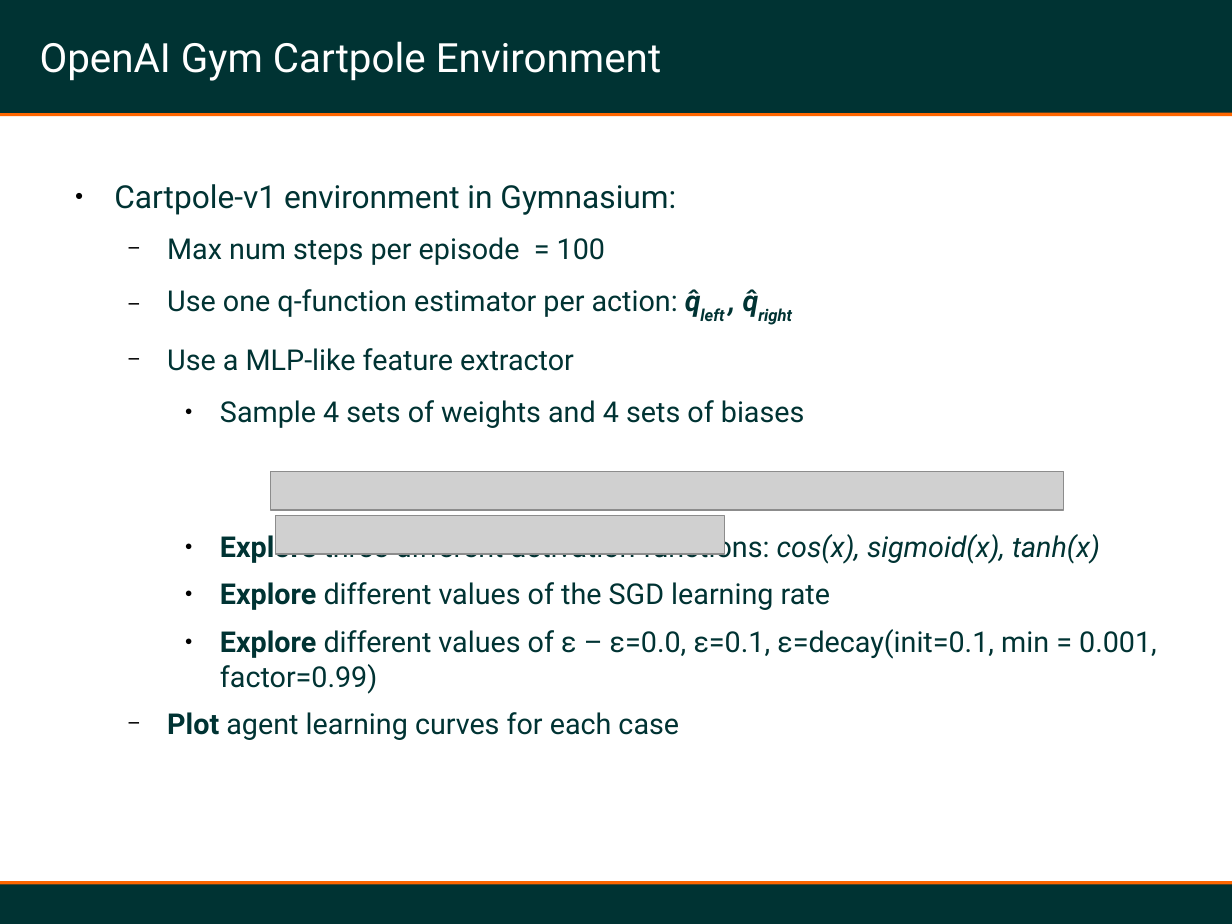
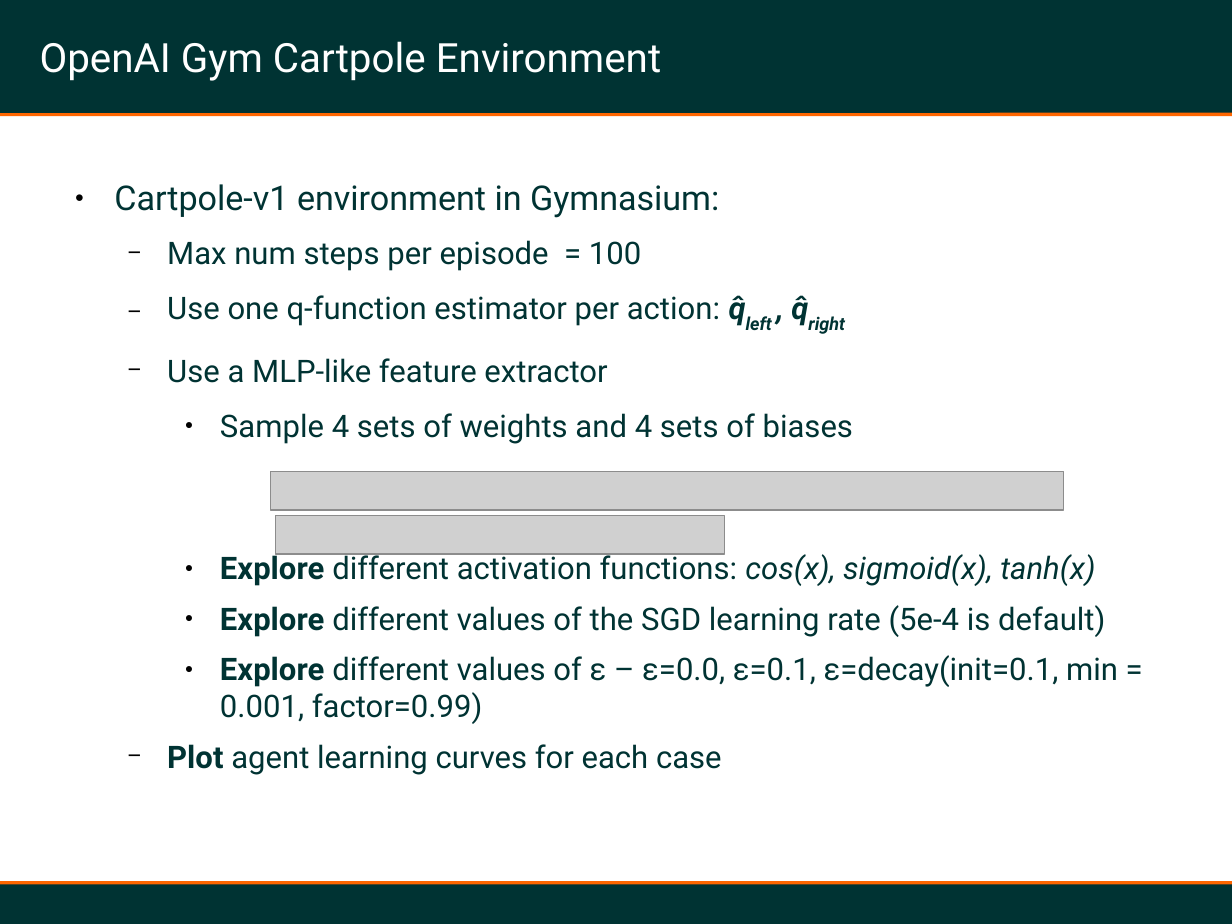
Before and after one commit to cs-pub-ro/MAS, a slide deck: slide 10 of lab6-VFA/description/MAS-Lab7-QFA.odp. Drawn at 1232x924 pixels with LibreOffice and Linux fonts; fonts in the diff are those of the drawing; grey boxes stand for pictures. Boxes give left, top, right and bottom in pixels: in the first picture for what was removed or moved away, otherwise in the second. Text is boxed around its words. In the diff, an @@ line names an element or a change of style, - is before the commit and + after.

```diff
--- a/lab6-VFA/description/MAS-Lab7-QFA.odp
+++ b/lab6-VFA/description/MAS-Lab7-QFA.odp
@@ text at (114, 184, 1118, 775): size 20.4 to 22 pt in "Cartpole-v1 environment in Gymnasium:"; size 18.5 to 20 pt in "Max num steps per episode = 100", "Use one q-function estimator per action: q̂left ...", "Use a MLP-like feature extractor", "Sample 4 sets of weights and 4 ..." and 2 more places @@
@@ text at (220, 551, 1105, 637): text changed; size 18.5 to 20 pt @@
-    ● Explore three different activation functions: cos(x), sigmoid(x), tanh(x)
-    ● Explore different values of the SGD learning rate
+    ● Explore different activation functions: cos(x), sigmoid(x), tanh(x)
+    ● Explore different values of the SGD learning rate (5e-4 is default)
```
Also in this commit, not shown: 1 other slide changed, 26 other files.
